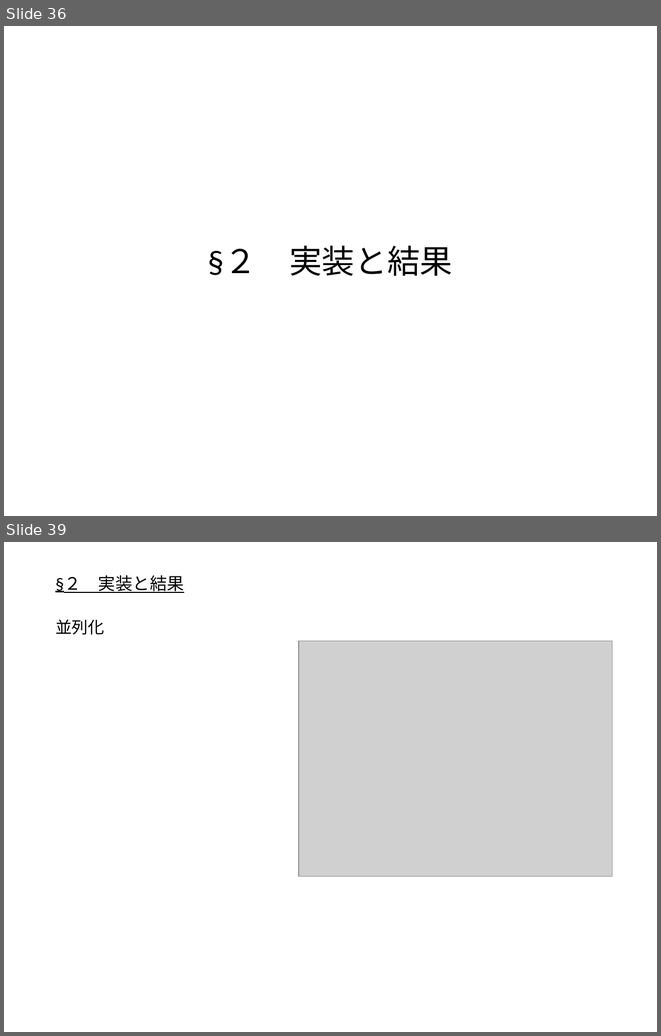
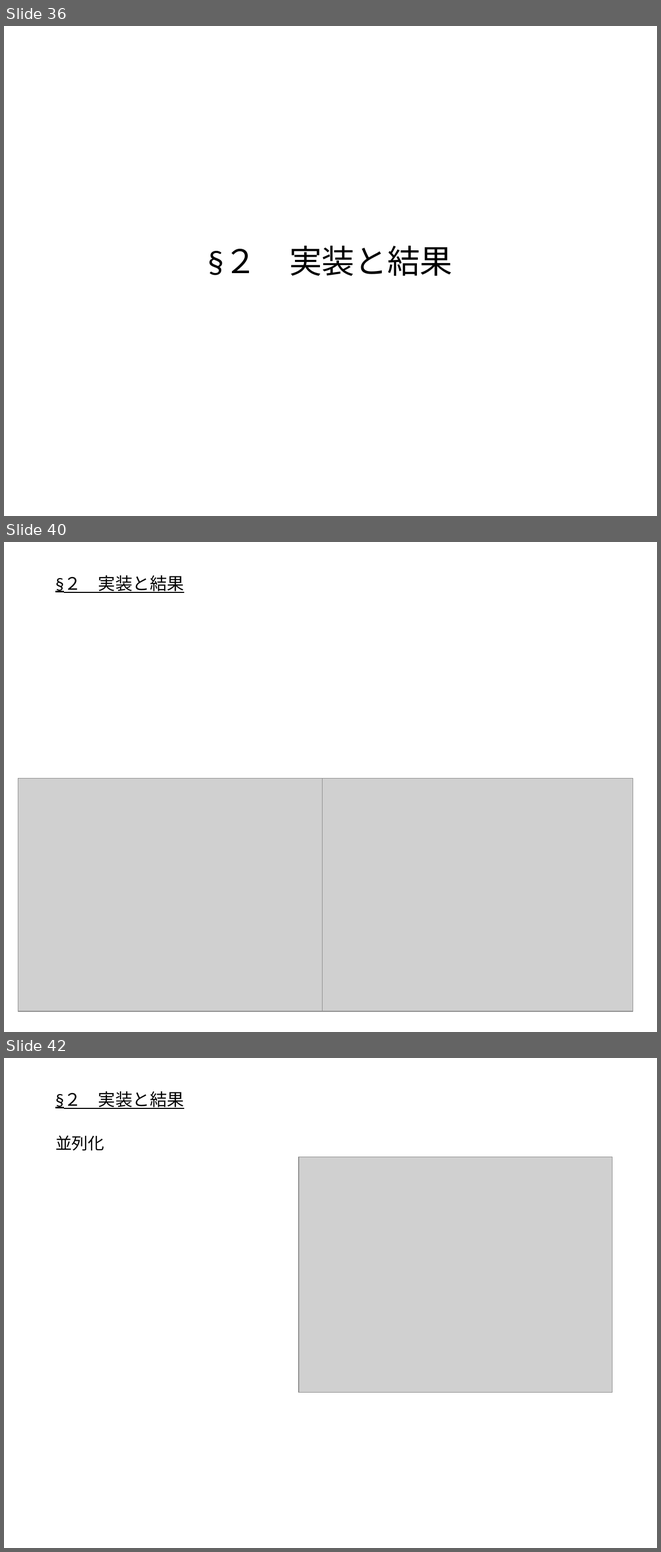
Before and after one commit to outk/graduate_thesis, a slide deck: 量子状態トモグラフィー.pptx. Shown one above the other, each under a label of ours: slides 36 and 39 before the commit, slides 36, 40 and 42 after it; the slides between them are not shown. The pictures are 661x1036 and 661x1552 pixels, drawn with LibreOffice and Linux fonts; fonts in the diff are those of the drawing; grey boxes stand for pictures. Boxes give left, top, right and bottom in pixels: in the first picture for what was removed or moved away, otherwise in the second. Text is boxed around its words. In the diff, an @@ line names an element or a change of style, - is before the commit and + after.

```diff
--- a/量子状態トモグラフィー.pptx
+++ b/量子状態トモグラフィー.pptx
@@ slide 40 added at bbox=[4, 542, 657, 1032], background #FFFFFF @@
@@ title added at bbox=[49, 571, 612, 597], outline #FFFFFF 0.75 pt, 18.9 pt, text #000000, underline @@
+§２ 実装と結果
@@ picture added at bbox=[18, 778, 328, 1012] @@
@@ picture added at bbox=[322, 778, 633, 1012] @@
@@ what was slide 39 is now slide 42 @@
```
Also in this commit, not shown: 2 slides changed, 2 other slides added.
